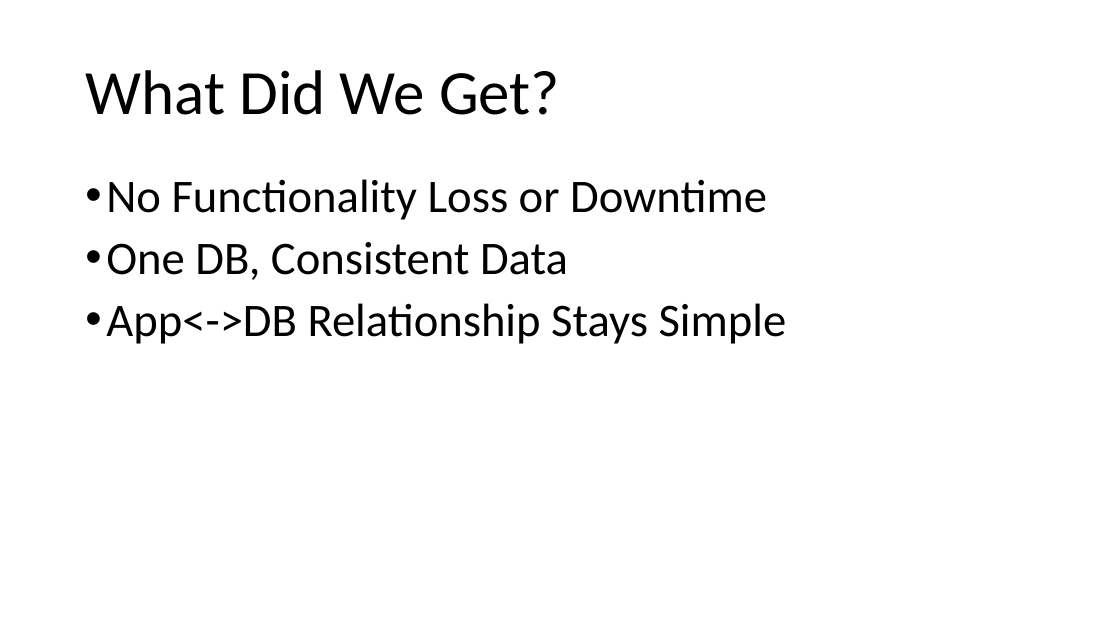
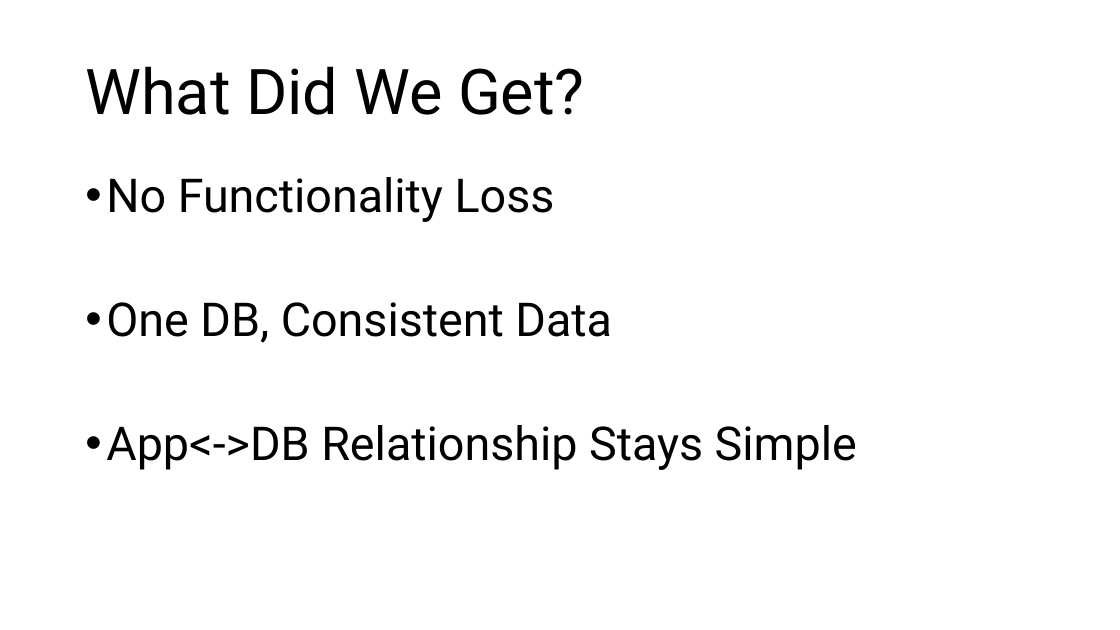
Before and after one commit to yotammanor/bluegreenbooks, a slide deck: slide 38 of PyWebIL - App Based Blue Green Migrations With Django.pptx (slide 36 before the commit). Drawn at 1120x630 pixels with LibreOffice and Linux fonts; fonts in the diff are those of the drawing. Boxes give left, top, right and bottom in pixels: in the first picture for what was removed or moved away, otherwise in the second. Text is boxed around its words. In the diff, an @@ line names an element or a change of style, - is before the commit and + after.

```diff
--- a/PyWebIL - App Based Blue Green Migrations With Django.pptx
+++ b/PyWebIL - App Based Blue Green Migrations With Django.pptx
@@ title "What Did We Get?" at box(85, 66, 585, 115): font Calibri to Roboto @@
@@ text at box(106, 177, 555, 222): text changed; font Calibri to Roboto @@
-• No Functionality Loss or Downtime
+• No Functionality Loss
@@ text at box(106, 302, 857, 470): font Calibri to Roboto in "One DB, Consistent Data", "App<->DB Relationship Stays Simple" @@
```
Also in this commit, not shown: 29 other slides changed, 5 slides added, 3 slides removed.
